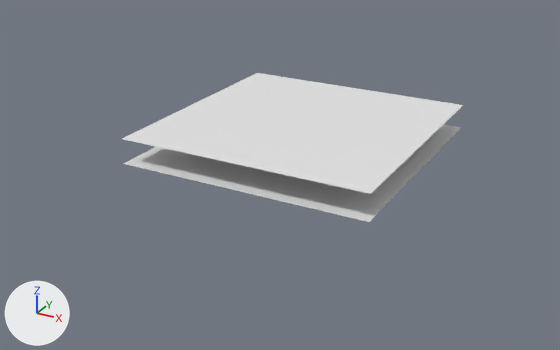
The OBJ model models/plane_stack.obj, before and after one commit.
Rendered twice from a 50 mm camera at (2.64, -5.17, 2.88) aimed at (-0.09, -0.2, 0.39). The axes (+X, +Y, +Z) are drawn at lower left. The lights are the same throughout. Where no turn or scale is listed for an object, it has been applied to the vertices.

The first picture shows 'plane_stack'.
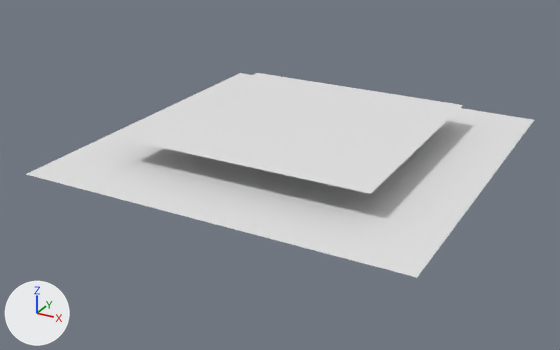
The edits, one by one:
me_plane_stack has 6650 vertices, 12784 faces and spans x -1.0..1.0, y -1.0..1.0, z 0.6..0.8.
me_plane_stack is used by ob_plane_stack; location (0.0, 0.0, 0.0).
me_plane_stack part 1: the loose piece of 3325 vertices spanning x -1.0..1.0, y -1.0..1.0, z 0.6 is scaled about its middle by (1.5, 1.5, 1.38).

Where the change shows, as pixel boxes (x1, y1, x2, y2) in the pictures (560 x 350 px; the box of a moved part takes in the faces that stretch with it):
'plane_stack', reshaped (49% wider, 37% taller): before (122, 73, 463, 222); after (26, 73, 534, 277)
part 1 of me_plane_stack, moved or reshaped: before (124, 125, 461, 222); after (26, 73, 534, 277)
